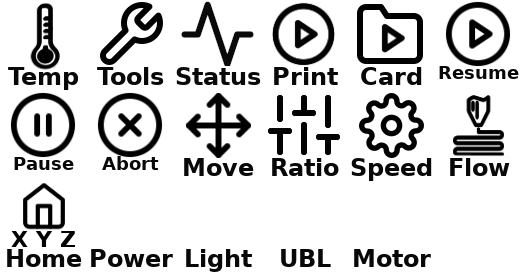
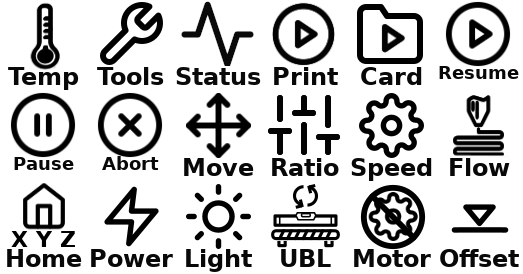
The second 523px x 274px image is a revision of the first. Changes to its layers:
added layer "zap.svg" in group "013-icon-printer-menu-tools-psu" over (104, 186, 159, 247)
added layer "sun.svg" in group "014-icon-printer-menu-tools-light" over (186, 184, 251, 249)
added layer "auto-bed-leveling.svg #1" in group "015-icon-printer-menu-tools-ubl" over (271, 184, 340, 248)
added layer "slash.svg #1" in group "016-icon-printer-menu-tools-motors" over (360, 184, 426, 250)
added layer "settings.svg #2" in group "016-icon-printer-menu-tools-motors" over (368, 192, 418, 241)
added group "017-icon-printer-menu-tools-offset" with 6 layers over (440, 204, 519, 267)
added layer "arrow #1" in group "017-icon-printer-menu-tools-offset" over (463, 204, 496, 227)
added layer "right-end #1" in group "017-icon-printer-menu-tools-offset" over (502, 227, 509, 233)
added layer "left-end #1" in group "017-icon-printer-menu-tools-offset" over (451, 227, 458, 233)
added layer "line #1" in group "017-icon-printer-menu-tools-offset" over (458, 227, 503, 233)
added layer "tools #11" in group "017-icon-printer-menu-tools-offset" over (440, 249, 519, 267)
added layer "bg #19" in group "017-icon-printer-menu-tools-offset" over (440, 204, 519, 267)
